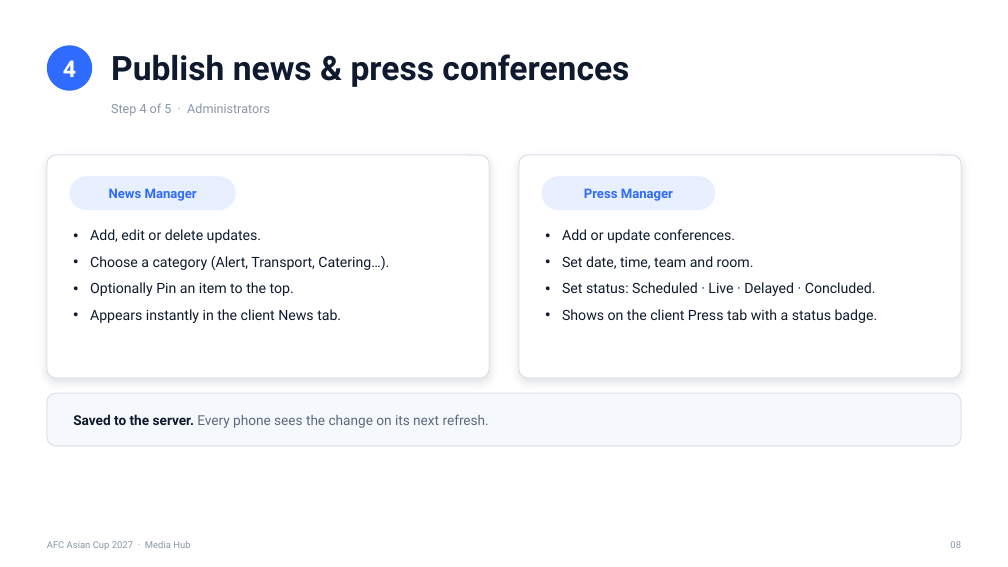
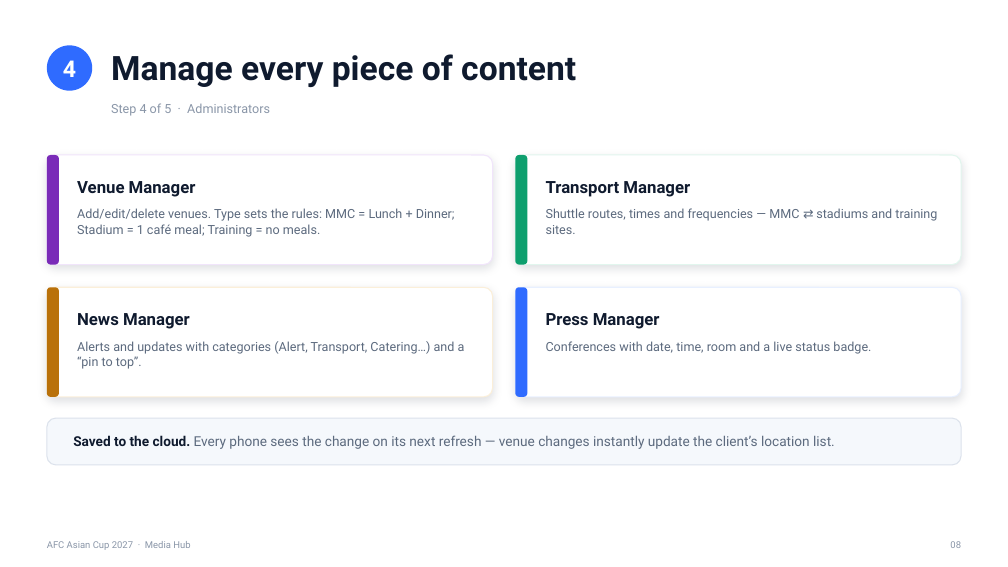
Before and after one commit to absmediaopsvouchers-blip/afc2027-media-hub, a slide deck: slide 8 of AFC2027 Media Hub - Onboarding Guide.pptx. Drawn at 1008x567 pixels with LibreOffice and Linux fonts; fonts in the diff are those of the drawing. Boxes give left, top, right and bottom in pixels: in the first picture for what was removed or moved away, otherwise in the second. Text is boxed around its words. In the diff, an @@ line names an element or a change of style, - is before the commit and + after.

```diff
--- a/AFC2027 Media Hub - Onboarding Guide.pptx
+++ b/AFC2027 Media Hub - Onboarding Guide.pptx
@@ text at [111,54,576,87]: text changed @@
-Publish news & press conferences
+Manage every piece of content
@@ rounded rectangle: place and size @@
-rounded rectangle at [47,155,489,378]
+rounded rectangle at [47,155,493,265]
@@ rounded rectangle at [47,155,493,265]: outline #DCE2EC 1 pt to #F1E5FB 1 pt; proportions changed @@
@@ rounded rectangle added at [47,155,59,265], fill #7A2BB8 @@
@@ rounded rectangle removed at [70,176,236,210] @@
@@ rounded rectangle: place and size @@
-rounded rectangle at [519,155,961,378]
+rounded rectangle at [516,155,962,265]
@@ rounded rectangle at [516,155,962,265]: outline #DCE2EC 1 pt to #E2F6EE 1 pt; proportions changed @@
@@ rounded rectangle added at [516,155,528,265], fill #0E9F6E @@
@@ rounded rectangle removed at [541,176,715,210] @@
@@ text added at [77,181,196,197], 16 pt, text #0F1A2E, bold @@
+Venue Manager
@@ text added at [77,208,455,237], 12 pt, text #5C6A7E @@
+Add/edit/delete venues. Type sets the rules: MMC = Lunch + Dinner; Stadium = 1 café meal; Training = no meals.
@@ text added at [546,181,690,197], 16 pt, text #0F1A2E, bold @@
+Transport Manager
@@ text added at [546,208,937,234], 12 pt, text #5C6A7E @@
+Shuttle routes, times and frequencies — MMC ⇄ stadiums and training sites.
@@ text removed at [90,229,389,323] @@
-• Add, edit or delete updates.
-• Choose a category (Alert, Transport, Catering…).
-• Optionally Pin an item to the top.
-• Appears instantly in the client News tab.
@@ text removed at [562,229,878,323] @@
-• Add or update conferences.
-• Set date, time, team and room.
-• Set status: Scheduled · Live · Delayed · Concluded.
-• Shows on the client Press tab with a status badge.
@@ rounded rectangle added at [47,287,493,397], fill #FFFFFF, outline #FBEFD9 1 pt @@
@@ rounded rectangle added at [47,287,59,397], fill #B9710A @@
@@ rounded rectangle added at [516,287,962,397], fill #FFFFFF, outline #E8F0FF 1 pt @@
@@ rounded rectangle added at [516,287,528,397], fill #2F6BFF @@
@@ text "News Manager": place and size @@
-text "News Manager" at [109,188,197,201]
+text "News Manager" at [77,313,190,329]
@@ text "News Manager" at [77,313,190,329]: size 12.5 to 16 pt, text colour #2F6BFF to #0F1A2E; alignment centre to left @@
@@ text "Press Manager" at [546,313,660,329]: size 12.5 to 16 pt, text colour #2F6BFF to #0F1A2E; alignment centre to left @@
@@ text "Press Manager": place and size @@
-text "Press Manager" at [584,188,673,201]
+text "Press Manager" at [546,313,660,329]
@@ text added at [77,341,465,369], 12 pt, text #5C6A7E @@
+Alerts and updates with categories (Alert, Transport, Catering…) and a “pin to top”.
@@ text added at [546,341,871,354], 12 pt, text #5C6A7E @@
+Conferences with date, time, room and a live status badge.
@@ rounded rectangle: place and size @@
-rounded rectangle at [47,393,961,446]
+rounded rectangle at [47,418,961,465]
@@ rounded rectangle at [47,418,961,465]: proportions changed @@
@@ text at [73,435,835,449]: text changed @@
-Saved to the server. Every phone sees the change on its next refresh.
+Saved to the cloud. Every phone sees the change on its next refresh — venue changes instantly update the client’s location list.
```
Also in this commit, not shown: 14 other slides changed, 2 slides added, 2 slides removed, 6 other files.
